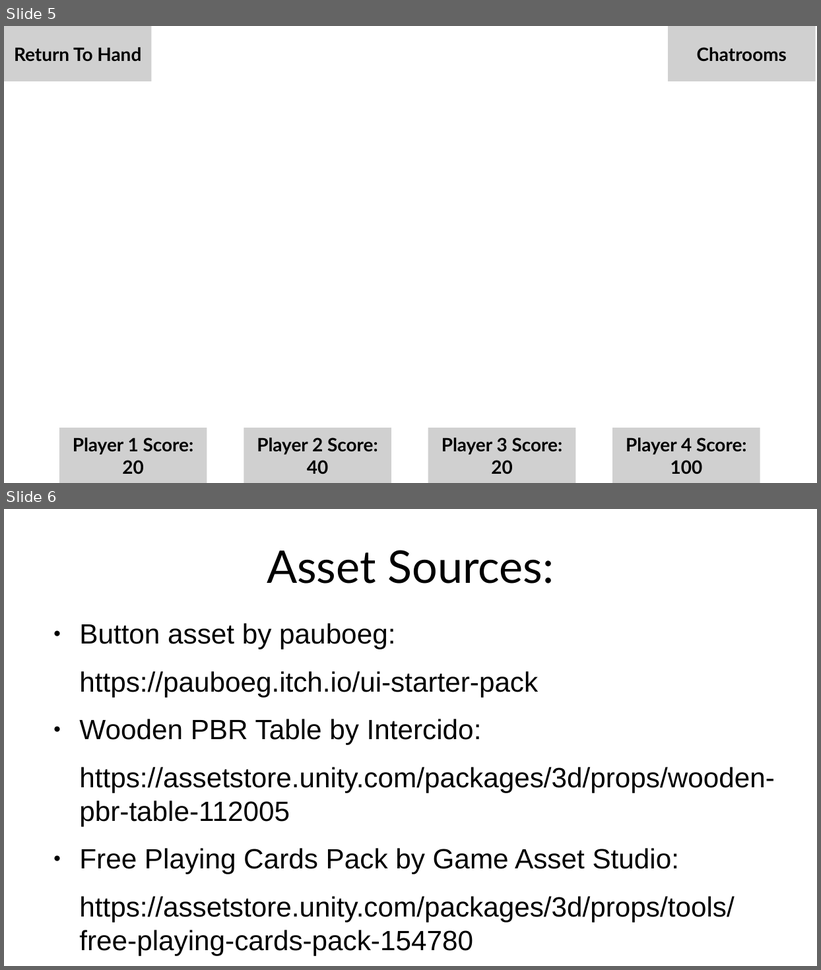
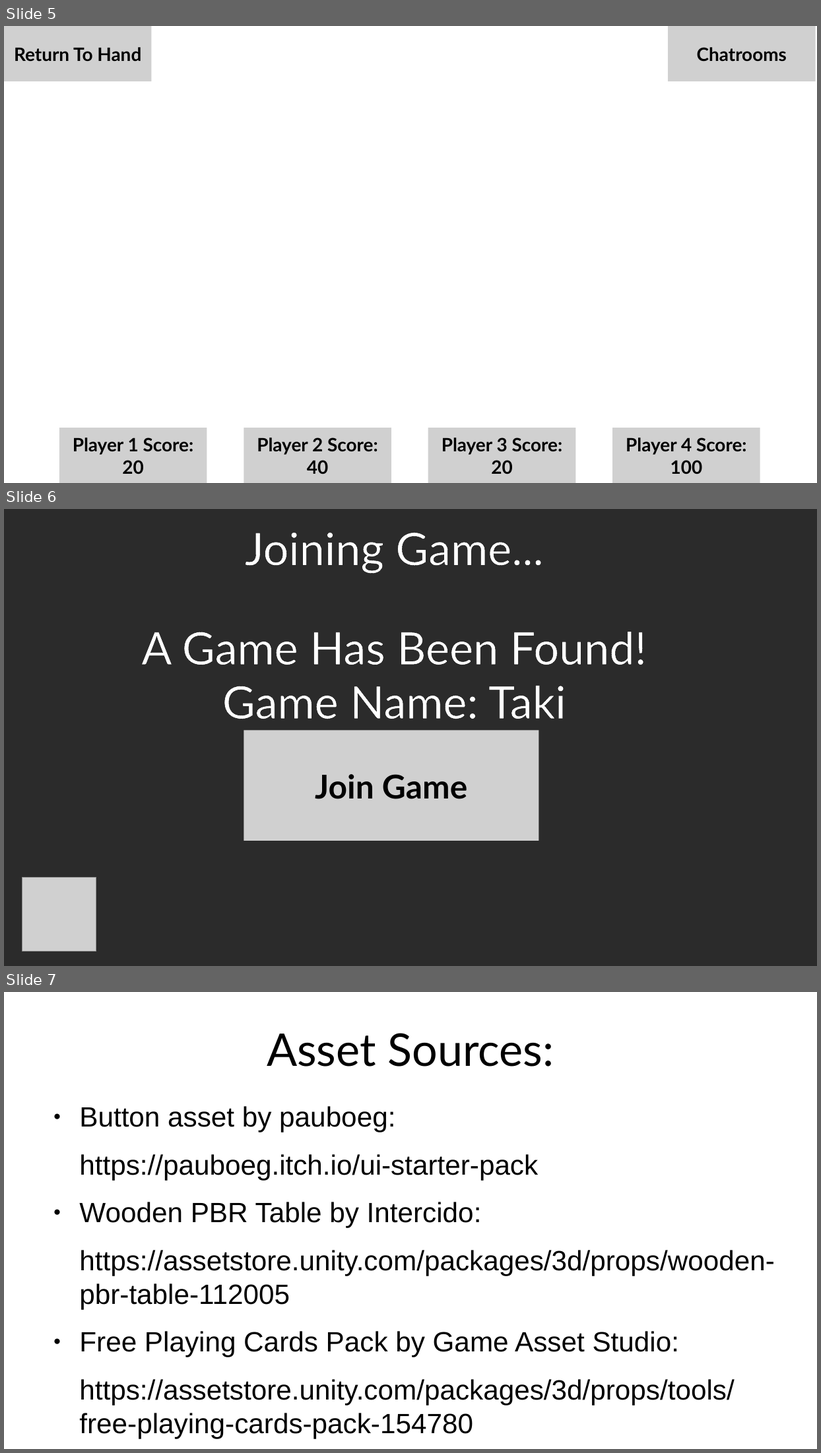
Before and after one commit to NyaaDoodle/card-game-simulator, a slide deck: Documents/Proposal Screen Sketches.odp. Shown one above the other, each under a label of ours: slides 5 and 6 before the commit, slides 5, 6 and 7 after it. The pictures are 821x970 and 821x1453 pixels, drawn with LibreOffice and Linux fonts; fonts in the diff are those of the drawing; grey boxes stand for pictures; background and template pictures are left out; a plain dark background stands for a picture behind light text. Boxes give left, top, right and bottom in pixels: in the first picture for what was removed or moved away, otherwise in the second. Text is boxed around its words. In the diff, an @@ line names an element or a change of style, - is before the commit and + after.

```diff
--- a/Documents/Proposal Screen Sketches.odp
+++ b/Documents/Proposal Screen Sketches.odp
@@ slide 6 added at (4, 509, 817, 966), background picture (left out) @@
@@ title added at (245, 533, 543, 574), 44 pt, text #FFFFFF @@
+Joining Game...
@@ title added at (141, 632, 647, 719), 44 pt, text #FFFFFF @@
+A Game Has Been Found!
+Game Name: Taki
@@ picture added at (244, 730, 539, 841), 32 pt, text #000000, bold @@
+Join Game
@@ picture added at (22, 878, 96, 952) @@
@@ what was slide 6 is now slide 7 @@
```
Also in this commit, not shown: 1 slide changed, 3 other files.
